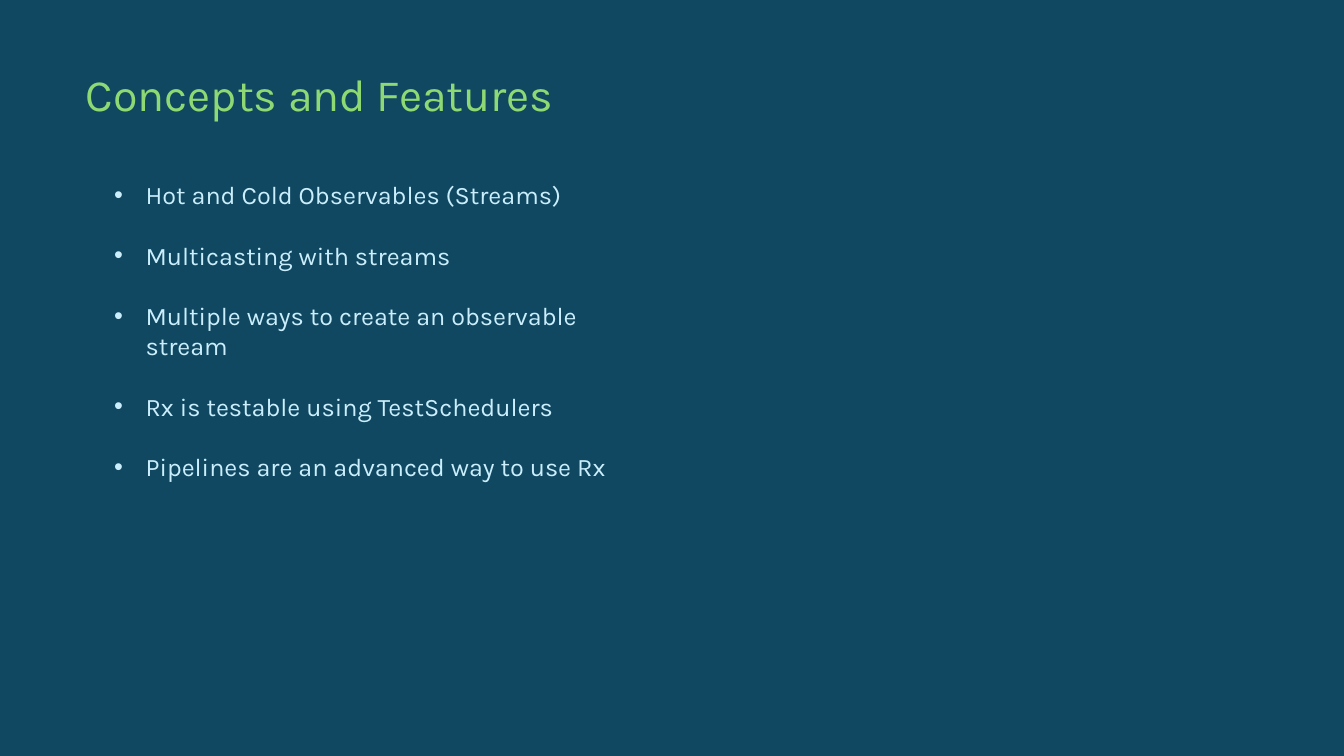
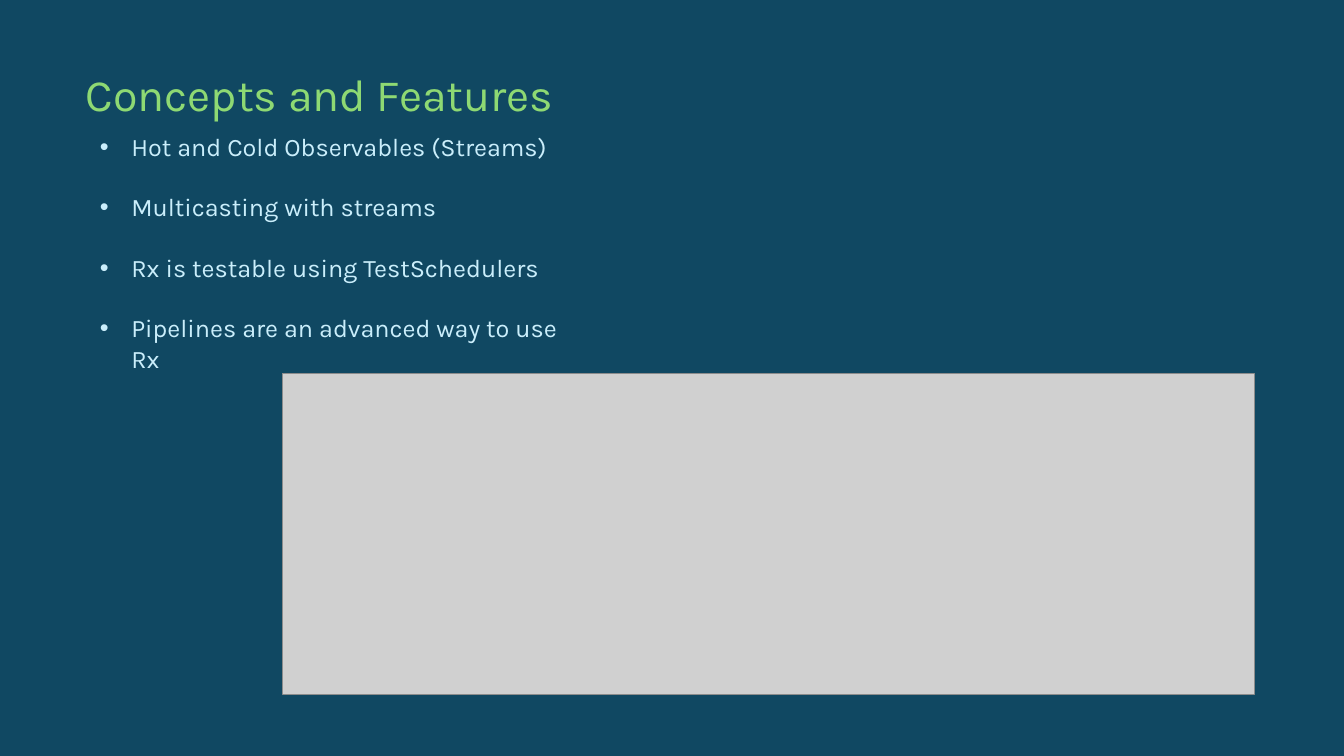
Before and after one commit to jeanhibbert/RxDemo2025, a slide deck: slide 8 of Resources/RxTalk2025.pptx (slide 9 before the commit). Drawn at 1344x756 pixels with LibreOffice and Linux fonts; fonts in the diff are those of the drawing; grey boxes stand for pictures. Boxes give left, top, right and bottom in pixels: in the first picture for what was removed or moved away, otherwise in the second. Text is boxed around its words. In the diff, an @@ line names an element or a change of style, - is before the commit and + after.

Commit message:
Slide update and pipeline sample

```diff
--- a/Resources/RxTalk2025.pptx
+++ b/Resources/RxTalk2025.pptx
@@ text "Hot and Cold Observables (Streams)": place and size @@
-text "Hot and Cold Observables (Streams)" at bbox=[146, 186, 605, 482]
+text "Hot and Cold Observables (Streams)" at bbox=[131, 138, 556, 368]
@@ text at bbox=[146, 307, 576, 356]: paragraph removed @@
-• Multiple ways to create an observable stream
@@ picture added at bbox=[283, 374, 1255, 695] @@
```
Also in this commit, not shown: 1 other slide changed, 1 slide removed, 2 other files.
